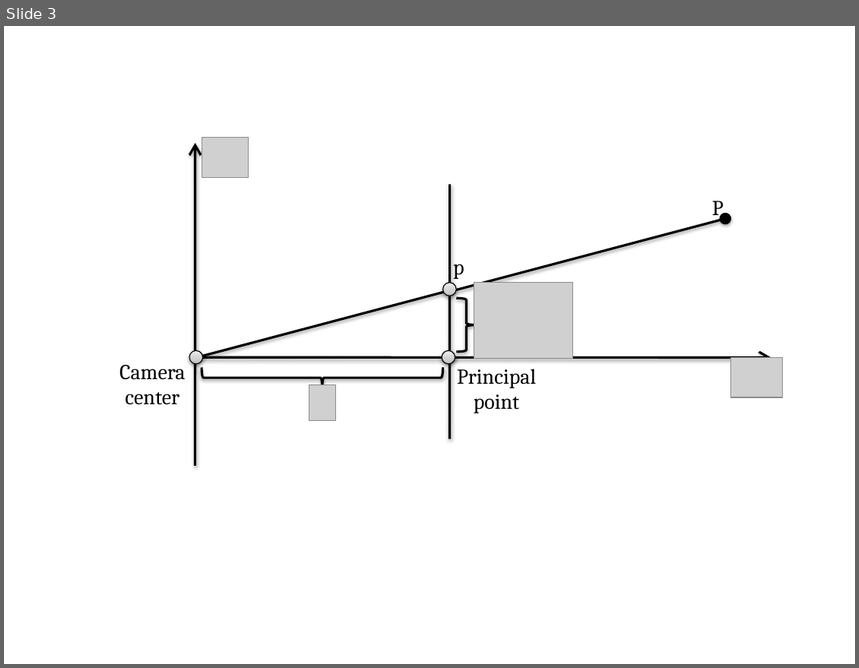
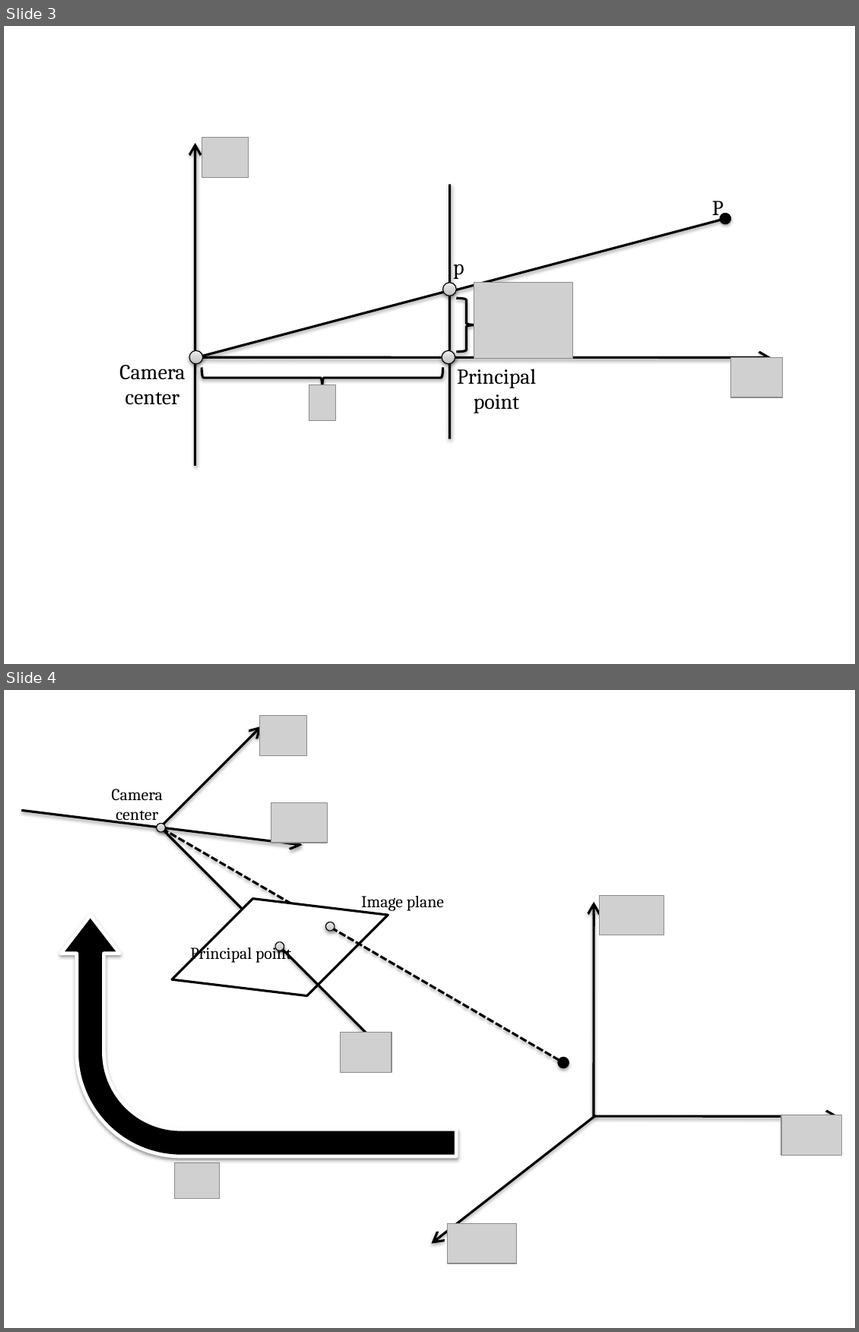
Before and after one commit to ricardowong/windage, a slide deck: Documents/Books/trunk/materials/material.pptx. Shown one above the other, each under a label of ours: slide 3 before the commit, slides 3 and 4 after it. The pictures are 859x668 and 859x1332 pixels, drawn with LibreOffice and Linux fonts; fonts in the diff are those of the drawing; grey boxes stand for pictures. Boxes give left, top, right and bottom in pixels: in the first picture for what was removed or moved away, otherwise in the second. Text is boxed around its words. In the diff, an @@ line names an element or a change of style, - is before the commit and + after.

```diff
--- a/Documents/Books/trunk/materials/material.pptx
+++ b/Documents/Books/trunk/materials/material.pptx
@@ slide 4 added at [4, 690, 855, 1328], background #FFFFFF @@
@@ bent arrow added at [60, 916, 456, 1157], fill #000000, outline #FFFFFF 3 pt @@
@@ text added at [361, 896, 444, 911], 14 pt, text #000000 @@
+Image plane
@@ arrow added from (594, 1116) to (594, 902), #000000 2 pt @@
@@ picture added at [599, 895, 664, 935] @@
@@ group added at [22, 716, 563, 1073]: 6 arrows, 3 ellipses, 3 pictures, 2 texts, 1 parallelogram @@
+Camera
+center
+Principal point
@@ arrow added from (595, 1116) to (431, 1244), #000000 2 pt @@
@@ arrow added from (595, 1116) to (838, 1116), #000000 2 pt @@
@@ picture added at [781, 1116, 842, 1156] @@
@@ picture added at [175, 1163, 219, 1199] @@
@@ picture added at [448, 1224, 516, 1264] @@
```
Also in this commit, not shown: 1 slide removed, 2 other files.
